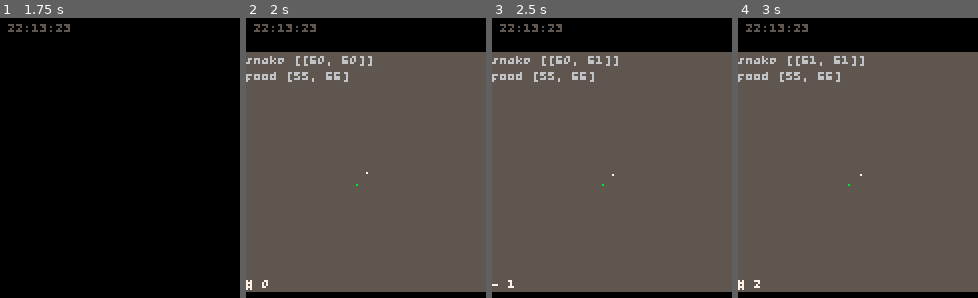
Above: before the commit, frames 1-4 (left to right).
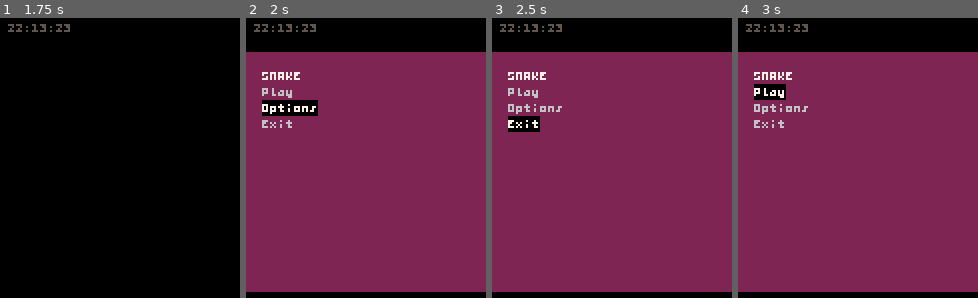
Above: after the commit, the same moments.

Repository: CatMeowByte/CAT32_GD
Game: Godot game, scene res://scene/main.tscn
Same seed, same stepped clock (60 frames per second), same inputs: the game is played once before the commit and once after it.
Inputs:
- Up to frame 1 (1.75 s): tap Enter at 0.5, 1.35 s; hold D 0.53-1.28 s; hold Shift 0.53-1.28 s; hold S from 1.28 s (still down)
- Up to frame 2 (2 s): keep holding S
- Up to frame 3 (2.5 s): release S at 2.03 s; hold D from 2.03 s (still down); hold E from 2.03 s (still down)
- Up to frame 4 (3 s): tap Space at 2.75 s; release D at 2.78 s; release E at 2.78 s; hold W from 2.78 s (still down); tap Q at 2.85 s

Frame 1 is identical in both runs. In frame 2, 86% of the frame differs, in the area x 0-100%, y 12-98%; in frame 3, 86%; in frame 4, 86%.

Commit message:
kwmnefkinwvpqqweweqwed

Diff:
--- a/script/CAT32.gd
+++ b/script/CAT32.gd
@@ -8,7 +8,7 @@
 
 @export_file() var init_file: String = "res://script/boot.cat.gd"
 
-const FPS: int = 2
+const FPS: int = 30
 const SAMPLE: float = 11025
 
 static var process: Timer
@@ -643,5 +643,6 @@
 
 	print("%s ".repeat(args.size()).strip_edges() % args)
 
+
 func hi() -> void:
 	print("Hi, all!")
--- a/script/boot.cat.gd
+++ b/script/boot.cat.gd
@@ -23,7 +23,3 @@
 	await beep(COL.BLACK, 0, 0.25)
 
 	run("res://script/snake.cat.gd")
-	#if int(random(3)) % 3 == 0:
-		#run("res://script/snake.cat.gd")
-	#else:
-		#run("res://script/boot.cat.gd")
--- a/script/snake.cat.gd
+++ b/script/snake.cat.gd
@@ -1,60 +1,145 @@
 extends CAT32
 
+const BODY_COUNT = 16
+const FOOD_COUNT = 512
 
-var snake = [[0, 0]] # Pos inside array
+var snake = []
 var dir = [1 , 0]
-var food = [32, 32]
+var food = []
 var f = 0
+var boost = 1
+var state = "menu"
+var menu_sel = 0
+var menu_items = ["Play", "Options", "Exit"]
 
 func init():
 	restart()
 
 func update():
-	f += 1
-	input()
+	if state == "menu":
+		if f % 4 == 0:
+			menu_input()
+		f = (f + 1) % 4
+	else:
+		if f % (2 - boost) == 0:
+			tick()
+		f = (f + 1) % (2 - boost)
 
-	o(snake[0][0])
+func menu_input():
+	if BTN.pressed(BTN.UP):
+		menu_sel = max(menu_sel - 1, 0)
+		SND.play_tone(SND.get_freq("A", 4), 1.0 / 20.0)
+	elif BTN.pressed(BTN.DOWN):
+		menu_sel = min(menu_sel + 1, menu_items.size() - 1)
+		SND.play_tone(SND.get_freq("A", 4), 1.0 / 20.0)
+	elif BTN.pressed(BTN.ACCEPT):
+		SND.play_tone(SND.get_freq("G", 5), 1.0 / 20.0)
+		SND.play_tone(SND.get_freq("A", 6), 1.0 / 20.0)
+		if menu_sel == 0:
+			state = "play"
+		elif menu_sel == 1:
+			get_tree().quit()
+
+func tick():
 	var head = [snake[0][0] + dir[0], snake[0][1] + dir[1]]
 	snake.push_front(head)
-	o(snake[0][0])
-	if head == food:
-		o("eat")
+	if head in food:
+		food.erase(head)
+		SND.play_tone(SND.get_freq("C", 7), 1.0 / 30.0)
 		spawn_food()
 	else:
 		snake.pop_back()
 
-	pass
 	# Collision
-	#if head[0] < 0 or head[1] < 0 or head[0] >= DIS.W or head[1] >= DIS.HVIEW or head in snake.duplicate().pop_front():
-		#restart()
+	if head[0] < 0 or head[1] < 0 or head[0] >= DIS.W or head[1] >= DIS.HVIEW:
+		restart(1)
+
+	for i in range(1, snake.size()):
+		if head == snake[i]:
+			restart(1)
+			break
 
 func input():
-	if BTN.pressed(BTN.UP):
+	boost = 0
+	if BTN.pressed(BTN.UP) and dir != [0, 1]:
+		if dir == [0, -1]:
+			boost = 1
 		dir = [0, -1]
-	if BTN.pressed(BTN.DOWN):
+	elif BTN.pressed(BTN.DOWN) and dir != [0, -1]:
+		if dir == [0, 1]:
+			boost = 1
 		dir = [0, 1]
-	if BTN.pressed(BTN.LEFT):
+	elif BTN.pressed(BTN.LEFT) and dir != [1, 0]:
+		if dir == [-1, 0]:
+			boost = 1
 		dir = [-1, 0]
-	if BTN.pressed(BTN.RIGHT):
+	elif BTN.pressed(BTN.RIGHT) and dir != [-1, 0]:
+		if dir == [1, 0]:
+			boost = 1
 		dir = [1, 0]
 
 func draw():
-	DIS.clear(COL.DARK_GRAY)
-	DIS.pixel(food[0], food[1], COL.GREEN)
+	if state == "menu":
+		draw_menu()
+	else:
+		input()
+		draw_game()
+
+func draw_menu():
+	DIS.clear(COL.DARK_PURPLE)
+	DIS.text(8, 8, "SNAKE", COL.WHITE)
+	COL.mask(COL.BLACK, 0)
+	COL.mask(COL.PINK, 1)
+	for i in range(menu_items.size()):
+		var fg = COL.WHITE if i == menu_sel else COL.LIGHT_GRAY
+		var bg = COL.BLACK if i == menu_sel else COL.PINK
+		DIS.text(8, 16 + (i * 8), menu_items[i], fg, bg)
+	COL.mask()
+
+func draw_game():
+	DIS.clear(COL.DARK_BLUE)
+	var flip = 1 if snake[0][0] < DIS.W / 2 or snake[0][1] < DIS.HVIEW / 2 else 0
+	var score = str(snake.size() - BODY_COUNT)
+	COL.mask(COL.BLACK, 0)
+	DIS.text((DIS.W - 4 * score.length()) * flip, (DIS.HVIEW - 8) * flip, score, COL.WHITE, COL.BLACK)
+	COL.mask()
+	for d in food:
+		if is_food_in_snake_path(d):
+			DIS.rect(d[0] - 1, d[1] - 1, 3, 3, COL.DARK_GREEN)
+			DIS.pixel(d[0], d[1], COL.GREEN)
+		else:
+			DIS.pixel(d[0], d[1], COL.DARK_GREEN)
 	for s in snake:
 		DIS.pixel(s[0], s[1], COL.WHITE)
 
-	DIS.text(0, 0, "snake " + str(snake), COL.LIGHT_GRAY)
-	DIS.text(0, 8, "food " + str(food), COL.LIGHT_GRAY)
-	DIS.text(0, DIS.HVIEW - 8, "#" if f % 2 == 0 else "-", COL.WHITE)
-	DIS.text(8, DIS.HVIEW - 8, str(f), COL.WHITE)
+func is_food_in_snake_path(food_pos):
+	# Check if the food is in the direct path of the snake head
+	var head = snake[0]
+	if dir == [1, 0] and food_pos[1] == head[1] and food_pos[0] > head[0]:
+		return true
+	elif dir == [-1, 0] and food_pos[1] == head[1] and food_pos[0] < head[0]:
+		return true
+	elif dir == [0, 1] and food_pos[0] == head[0] and food_pos[1] > head[1]:
+		return true
+	elif dir == [0, -1] and food_pos[0] == head[0] and food_pos[1] < head[1]:
+		return true
+	return false
 
 func spawn_food():
-	food = [int(random(DIS.W)), int(random(DIS.HVIEW))]
-	if food in snake:
-		spawn_food()
+	while food.size() < FOOD_COUNT:
+		var new_food = [int(random(DIS.W)), int(random(DIS.HVIEW))]
+		if new_food not in snake and new_food not in food:
+			food.append(new_food)
 
-func restart():
-	snake = [[DIS.W / 2, DIS.HVIEW / 2]] # Pos inside array
+func restart(sound = 0):
+	snake = []
+	for s in range(BODY_COUNT):
+		snake.append([DIS.W / 2 - s, DIS.HVIEW / 2])
 	dir = [1, 0]
 	spawn_food()
+	state = "menu"
+	if sound:
+		SND.play_tone(SND.get_freq("C", 5), 1.0 / 30.0)
+		SND.play_tone(SND.get_freq("B", 4), 1.0 / 30.0)
+		SND.play_tone(SND.get_freq("A", 4), 1.0 / 30.0)
+		SND.play_tone(SND.get_freq("G", 4), 1.0 / 30.0)
